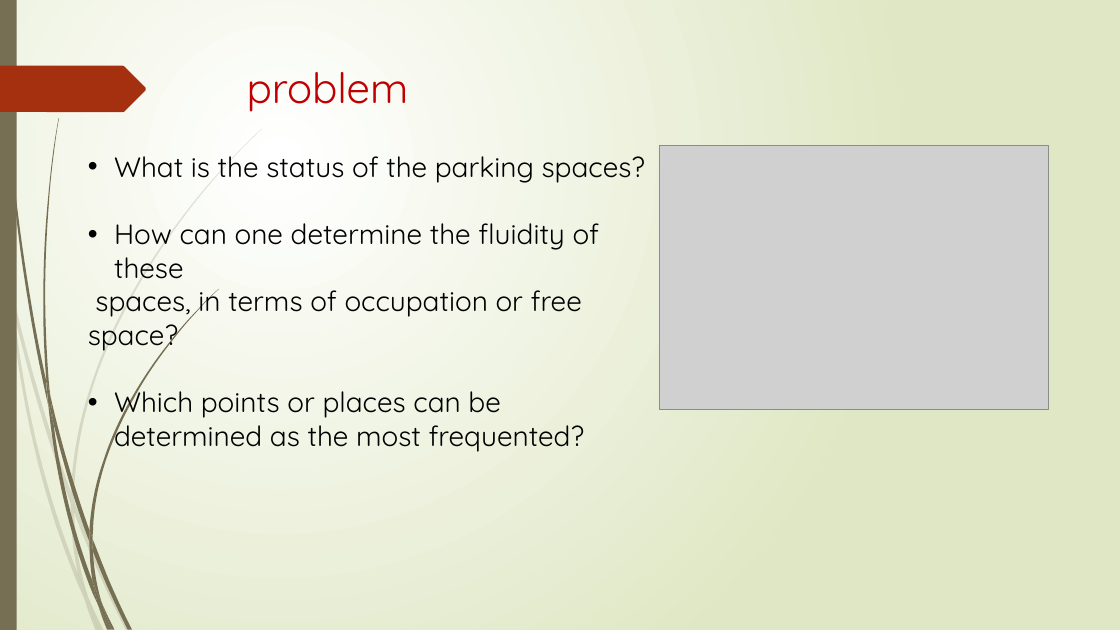
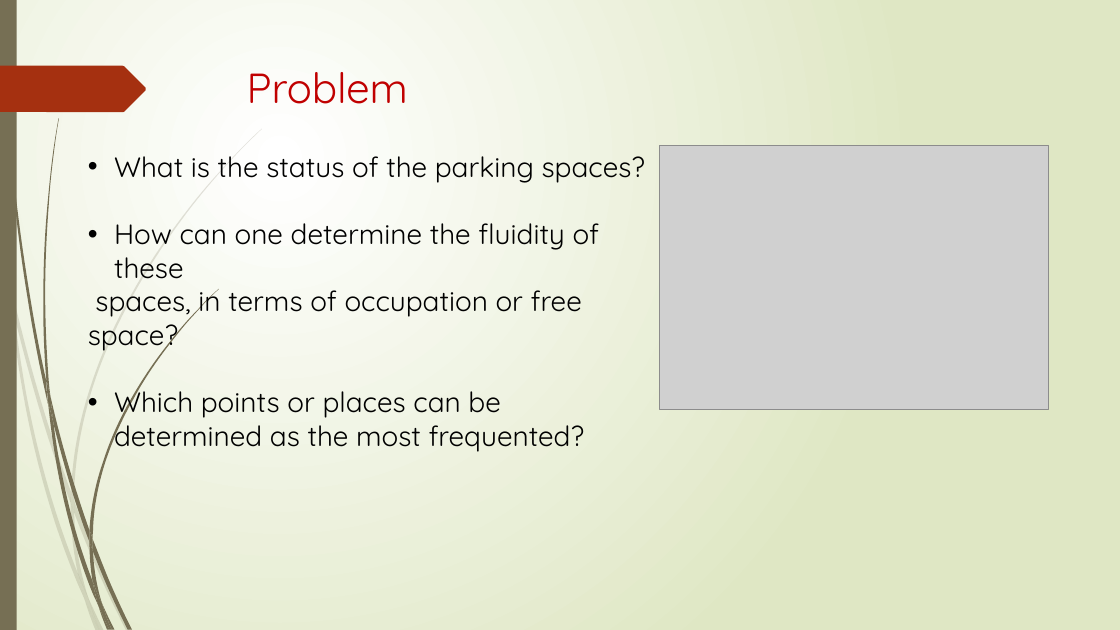
Before and after one commit to Rishi0406/project_2, a slide deck: slide 2 of Presentation1.pptx. Drawn at 1120x630 pixels with LibreOffice and Linux fonts; fonts in the diff are those of the drawing; grey boxes stand for pictures. Boxes give left, top, right and bottom in pixels: in the first picture for what was removed or moved away, otherwise in the second. Text is boxed around its words. In the diff, an @@ line names an element or a change of style, - is before the commit and + after.

```diff
--- a/Presentation1.pptx
+++ b/Presentation1.pptx
@@ title at (247,72,408,104): text changed @@
-problem
+Problem
```
Also in this commit, not shown: 1 other slide changed, 1 slide added, 3 slides removed, 3 other files.
